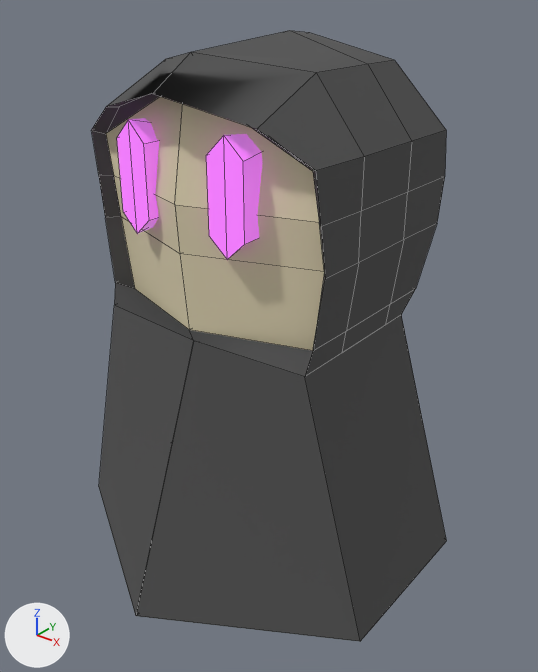
The FBX model Assets/Game/Models/Sassy.fbx as it was, and as the next commit left it.
Camera for both pictures: a 50 mm lens placed at (3.34, -4.12, 4.31), pointed at (0.12, -0.09, 1.81). Every picture has the same lights, and +X, +Y and +Z are marked at lower left. Mesh edges are drawn as thin lines. Where no turn or scale is listed for an object, it has been applied to the vertices. Vertices at the same position are counted once.
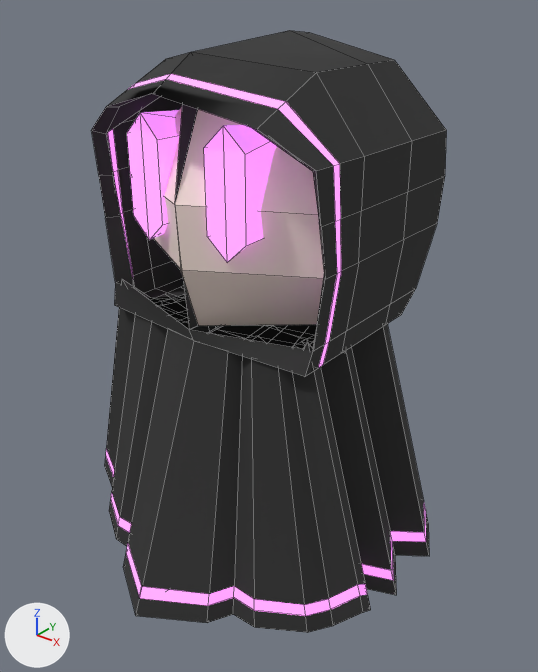
Boxes (x1, y1, x2, y2) around the edits, measured in the pictures (538 x 672 px; the box of a moved part takes in the faces that stretch with it):
'Cube.001', recoloured, reshaped (grey to black, 7% narrower)
    before: (99, 305, 447, 642)
    after: (105, 279, 429, 633)
'Cube', recoloured, reshaped (grey to black)
    both: (92, 30, 446, 377)
'Cube.003', recoloured, reshaped (beige to grey)
    before: (106, 96, 324, 351)
    after: (153, 107, 324, 326)
'Cube.002', recoloured, surface changed, reshaped, moved, rescaled (8% taller)
    before: (117, 118, 262, 259)
    after: (127, 110, 277, 262)
'Cube.004', added (pink)
    after: (106, 449, 426, 616)
'Cube.005', added (pink)
    after: (108, 74, 341, 368)
part 1 of me_cube_004, built on
    before: (107, 52, 364, 376)
    after: (106, 52, 364, 376)
part 2 of me_cube_006, moved or reshaped
    before: (117, 118, 159, 234)
    after: (127, 110, 179, 240)

The change in detail:
Material 'robe' (mat_robe) changes colour from dark grey #505050 to black #313131; in linear values from (0.0809, 0.0809, 0.0809) to (0.0304, 0.0304, 0.0304).
Material 'skin' (mat_skin) changes colour from beige #e7dbb8 to white #ffece1; in linear values from (0.8, 0.712, 0.482) to (1.0, 0.835, 0.752).
Material 'eyes' (mat_eyes) changes colour from pink #fe72ff to pink #fe8ed2; in linear values from (0.989, 0.167, 1.0) to (0.989, 0.269, 0.643).
In material 'eyes' (mat_eyes), emission_strength goes from 0.4 to 1.0.
me_cube_004 is used by ob_cube; location (0.0, 0.0, 3.0).
me_cube_004 had 85 vertices, 83 faces and spanned x -1.0..1.0, y -1.02..0.86, z -1.0..0.96.
me_cube_004 now has 121 vertices, 109 faces and spans x -1.0..1.0, y -1.02..0.86, z -1.0..0.96.
Part 1, on me_cube_004:
19 faces are deleted.
36 vertices are added at x -1.0..1.0, y -0.91..-0.48, z -1.0..0.78.
45 new faces join them.
me_cube_005 is used by ob_cube_001; location (0.0, 0.0, 1.0).
me_cube_005 had 17 vertices, 12 faces and spanned x -1.44..1.44, y -1.53..1.34, z -1.0..1.0.
me_cube_005 now has 272 vertices, 230 faces and spans x -1.41..1.41, y -1.53..1.34, z -1.08..1.21.
me_cube_005 part 3: 9 vertices removed from x -1.44..1.44, y -1.53..0.66, z -1.0..1.0; 264 vertices added at x -1.41..1.41, y -1.48..1.28, z -1.08..1.21.
me_cube_007 is used by ob_cube_003; location (0.0, 0.0, 3.0).
me_cube_007 had 12 vertices, 6 faces and spanned x -0.93..0.93, y -0.89..-0.55, z -0.9..0.74.
me_cube_007 now has 12 vertices, 6 faces and spans x -0.93..0.93, y -0.89..0.08, z -0.9..0.74.
me_cube_007 part 4: 11 of 12 vertices moved; they spanned x -0.93..0.93, y -0.87..-0.55, z -0.9..0.74 and now span x -0.93..0.93, y -0.87..0.08, z -0.9..0.74; mean shift (0.0, 0.32, -0.03); largest move (0.89, -0.66, 0.3) -> (0.89, 0.08, 0.3).
me_cube_006 has 24 vertices, 20 faces and spans x -6.89..1.0, y -1.0..1.23, z -1.5..1.53.
me_cube_006 is used by ob_cube_002; location (0.389, -0.577, 3.093); rotation (0.0, 0.0, 0.0647), in degrees (0, 0, 3.7); scale (0.138, 0.29, 0.25).
me_cube_006 part 2: the loose piece of 12 vertices spanning x -6.89..-4.36, y -0.88..1.23, z -1.5..1.53 is moved by (1.29, -0.04, 0.0).
Mesh me_cube_011 is new.
It has 26 vertices, 12 faces and spans x -1.0..1.0, y -0.91..-0.48, z -1.0..0.78.
It uses material mat_eyes (pink #fe8ed2).
Mesh me_cube_010 is new.
It has 78 vertices, 38 faces and spans x -1.37..1.37, y -1.48..1.28, z -0.94..-0.57.
It uses material mat_eyes (pink #fe8ed2).
Object 'Cube.002' (ob_cube_002) moves from (0.389, -0.577, 3.093) to (0.334, -0.487, 3.089).
Object 'Cube.002' (ob_cube_002) is rescaled from (0.138, 0.29, 0.25) to (0.154, 0.323, 0.279).
Object 'Cube.005' (ob_cube_005) is new; it shows me_cube_011.
Its location is (0.0, 0.0, 3.0).
Object 'Cube.004' (ob_cube_004) is new; it shows me_cube_010.
Its location is (0.0, 0.0, 1.0).
